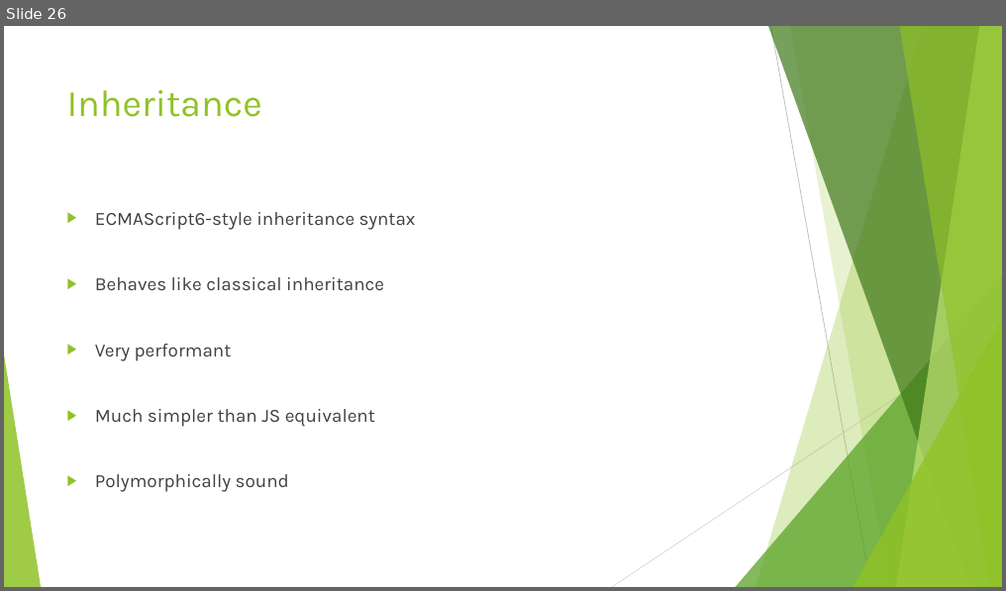
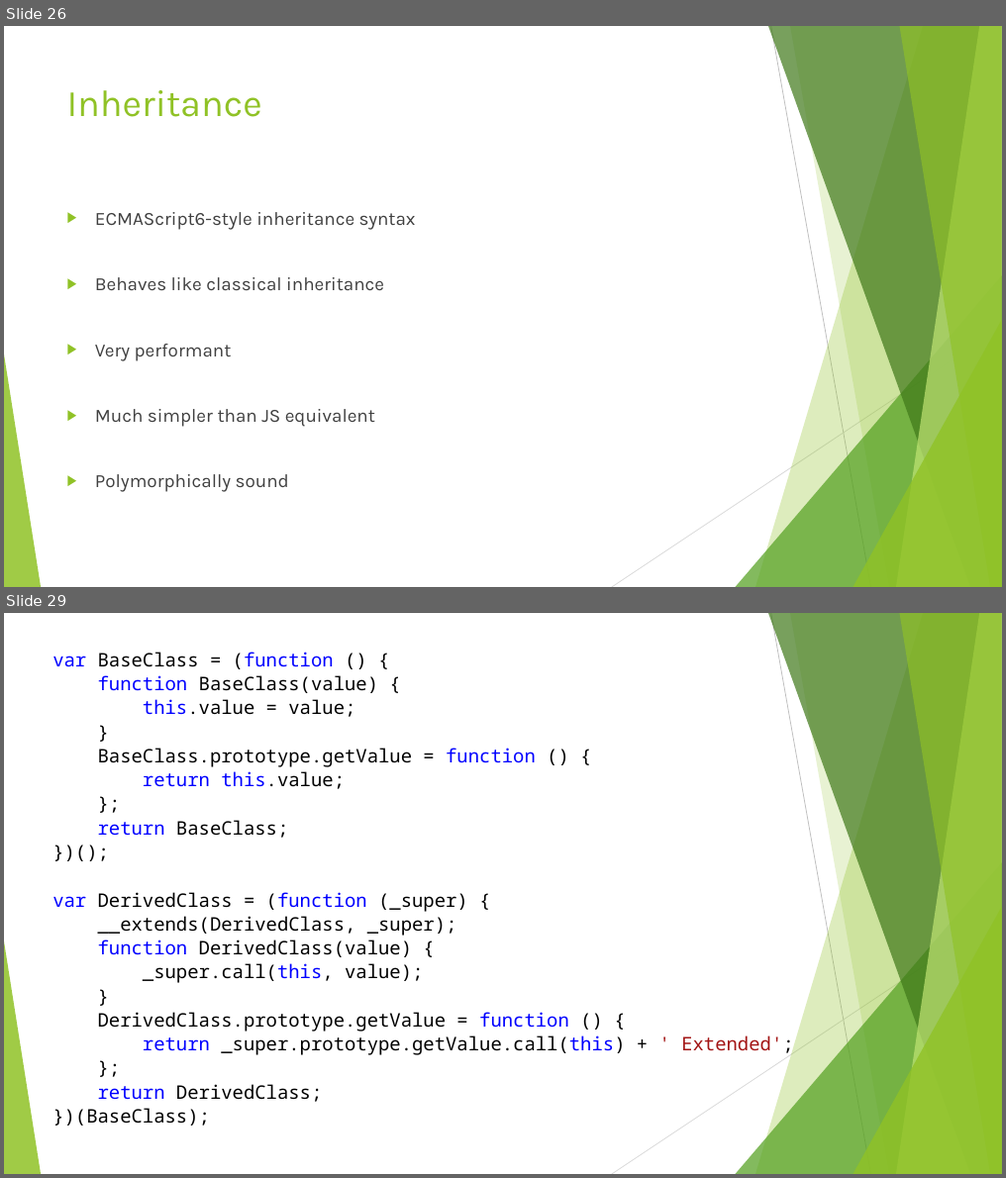
Before and after one commit to dflor003/typescript-fundamentals, a slide deck: Presentation/TypeScriptFundamentals.pptx. Shown one above the other, each under a label of ours: slide 26 before the commit, slides 26 and 29 after it; the slides between them are not shown. The pictures are 1006x591 and 1006x1178 pixels, drawn with LibreOffice and Linux fonts; fonts in the diff are those of the drawing. Boxes give left, top, right and bottom in pixels: in the first picture for what was removed or moved away, otherwise in the second. Text is boxed around its words. In the diff, an @@ line names an element or a change of style, - is before the commit and + after.

```diff
--- a/Presentation/TypeScriptFundamentals.pptx
+++ b/Presentation/TypeScriptFundamentals.pptx
@@ slide 29 added at (4, 613, 1002, 1174), background #FFFFFF; not listed: 10 template elements that a slide beside it also shows @@
@@ text added at (53, 652, 793, 1126), 18 pt, text #000000 @@
+var BaseClass = (function () {
+function BaseClass(value) {
+this.value = value;
+}
+BaseClass.prototype.getValue = function () {
+return this.value;
+};
+return BaseClass;
+})();
+var DerivedClass = (function (_super) {
+__extends(DerivedClass, _super);
+function DerivedClass(value) {
+_super.call(this, value);
+}
+DerivedClass.prototype.getValue = function () {
+return _super.prototype.getValue.call(this) + ' Extended';
+};
+return DerivedClass;
+})(BaseClass);
```
Also in this commit, not shown: 4 other slides added, 1 slide removed, 4 other files.
